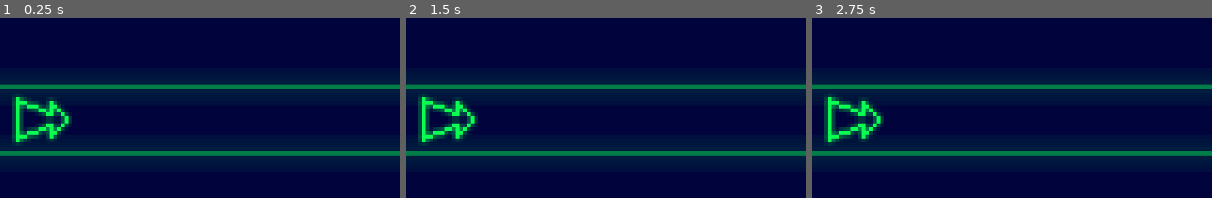
Above: before the commit, frames 1-3 (left to right).
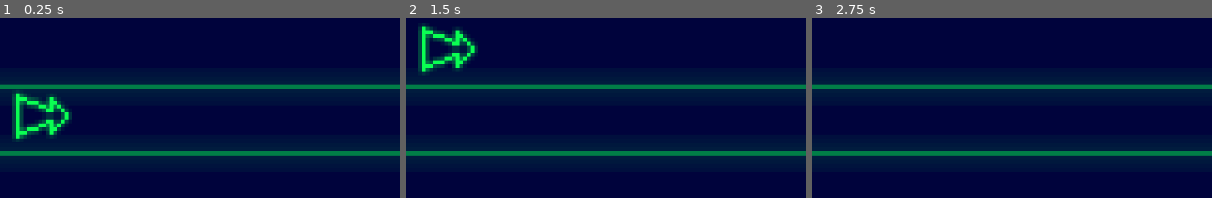
Above: after the commit, the same moments.

Repository: Neppord/battery-pact
Game: Godot game, scene res://main.tscn
Two runs of this game, one before a commit and one after it. Both use one fixed random seed, a clock stepped at 60 frames per second and the inputs below.
Inputs:
- Up to frame 1 (0.25 s): no input
- Up to frame 2 (1.5 s): tap Enter at 0.5 s; hold W (player_1_up, bound only after the commit) 0.53-1.28 s; tap Space at 1.25 s
- Up to frame 3 (2.75 s): tap Enter at 2 s; hold W (player_1_up, bound only after the commit) from 2.03 s (still down)
The pictures show only the part of the screen within x 0-50%, y 0-50%; the shares and areas given below are measured in that part.

The runs differ from the first frame. In frame 1, 2.1% of the frame differs, in the area x 3-18%, y 40-72%; in frame 2, 4.9%, in the area x 3-18%, y 2-72%; in frame 3, 2.4%.

Commit message:
Make player 1's arrow move up on w press

Diff:
--- a/main.tscn
+++ b/main.tscn
@@ -2,6 +2,7 @@
 
 [ext_resource type="Texture2D" uid="uid://dwmcgh7tyf2op" path="res://aseprite/neon-background.png" id="1_ig7tw"]
 [ext_resource type="Texture2D" uid="uid://b0caa22bwxobf" path="res://aseprite/neon-player.png" id="2_0xm2m"]
+[ext_resource type="Script" uid="uid://w5bwj4rlpixb" path="res://player_1_arrow.gd" id="3_h2yge"]
 
 [sub_resource type="AtlasTexture" id="AtlasTexture_h2yge"]
 atlas = ExtResource("2_0xm2m")
@@ -47,7 +48,9 @@
 texture = ExtResource("1_ig7tw")
 
 [node name="AnimatedSprite2D" type="AnimatedSprite2D" parent="." unique_id=27252123]
-position = Vector2(101, 244)
+position = Vector2(101, 235.00002)
 scale = Vector2(9, 9)
 sprite_frames = SubResource("SpriteFrames_272bh")
-frame_progress = 0.8765789
+frame = 2
+frame_progress = 0.45285094
+script = ExtResource("3_h2yge")
--- /dev/null
+++ b/player_1_arrow.gd
@@ -0,0 +1,12 @@
+extends AnimatedSprite2D
+
+const movement = 160
+# Called when the node enters the scene tree for the first time.
+func _ready() -> void:
+	pass # Replace with function body.
+
+
+# Called every frame. 'delta' is the elapsed time since the previous frame.
+func _process(delta: float) -> void:
+	if Input.is_action_just_pressed("player_1_up"):
+		self.position.y -= movement
--- a/project.godot
+++ b/project.godot
@@ -21,6 +21,14 @@
 window/size/viewport_height=1080
 window/stretch/mode="viewport"
 
+[input]
+
+player_1_up={
+"deadzone": 0.2,
+"events": [Object(InputEventKey,"resource_local_to_scene":false,"resource_name":"","device":-1,"window_id":0,"alt_pressed":false,"shift_pressed":false,"ctrl_pressed":false,"meta_pressed":false,"pressed":false,"keycode":0,"physical_keycode":87,"key_label":0,"unicode":119,"location":0,"echo":false,"script":null)
+]
+}
+
 [physics]
 
 3d/physics_engine="Jolt Physics"
Not shown, added: player_1_arrow.gd.uid
Not shown, changed: TODO.md
